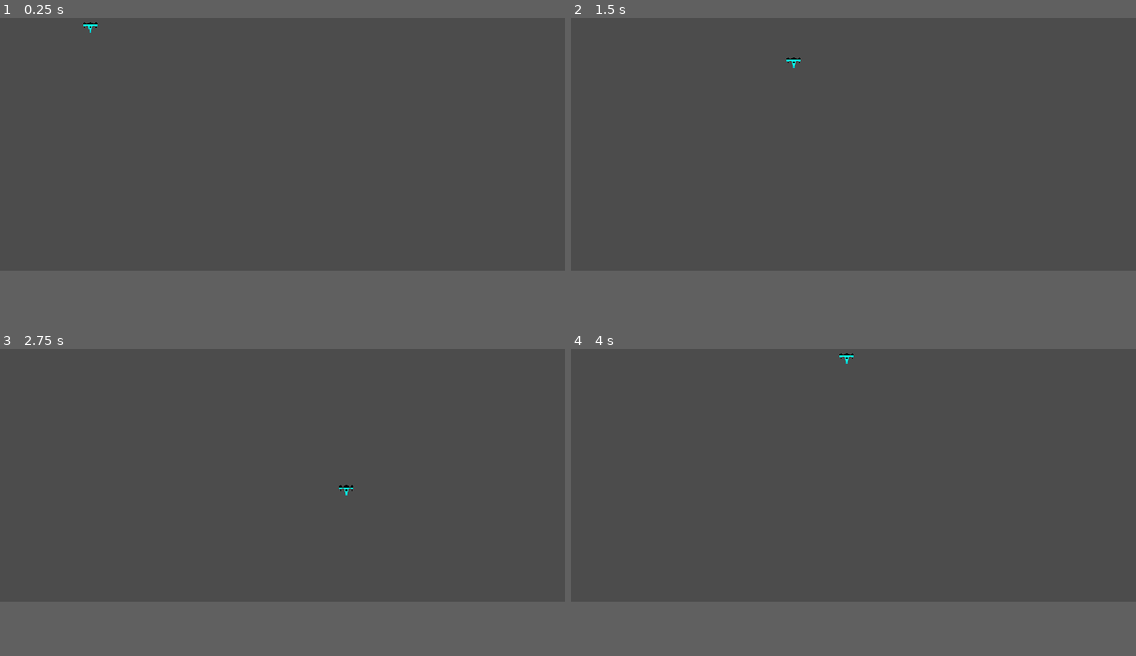
Above: before the commit, frames 1-4 (two rows, left to right).
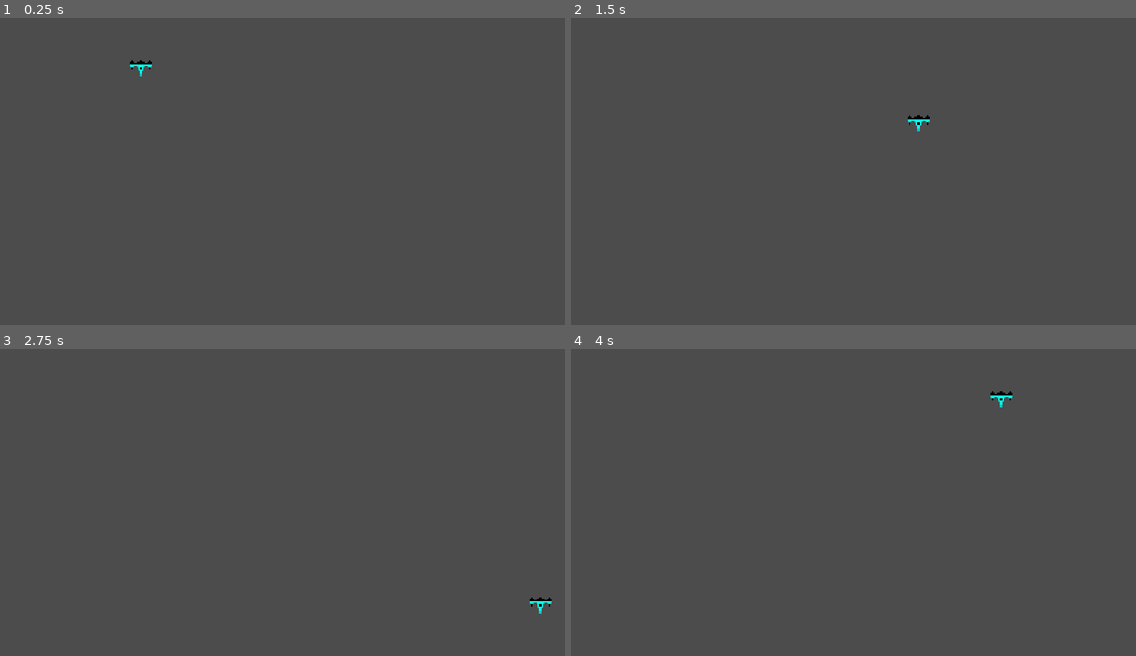
Above: after the commit, the same moments.

Repository: NicSkilzz/Space-360
Game: Godot game, scene res://World.tscn
Two runs of this game, one before a commit and one after it. Both use one fixed random seed, a clock stepped at 60 frames per second and the inputs below.
Inputs:
- Up to frame 1 (0.25 s): no input
- Up to frame 2 (1.5 s): tap Enter at 0.5 s; hold Right (ui_right) 0.53-1.28 s; hold Down (ui_down) from 1.28 s (still down)
- Up to frame 3 (2.75 s): release Down (ui_down) at 2.03 s; hold Right (ui_right) from 2.03 s (still down)
- Up to frame 4 (4 s): release Right (ui_right) at 2.78 s; hold Up (ui_up) 2.78-3.53 s; hold Left (ui_left) from 3.53 s (still down)
In our replay, the window is 800x450 before the commit and 800x527 after it. These sizes can differ from the game's own. Grey fills any space a smaller window leaves; there, only what the larger window draws over its background counts as a difference.

The runs differ from the first frame. In frame 1, 0.1% of the frame differs, in the area x 14-27%, y 1-20%; in frame 2, 0.1%; in frame 3, 0.1%; in frame 4, 0.1%, in the area x 47-79%, y 1-20%.

Commit message:
Changed window size

Diff:
--- a/Space 360/project.godot
+++ b/Space 360/project.godot
@@ -16,8 +16,8 @@
 
 [display]
 
-window/size/width=640
-window/size/height=360
+window/size/width=410
+window/size/height=270
 window/size/resizable=false
 window/size/test_width=1280
 window/size/test_height=720
